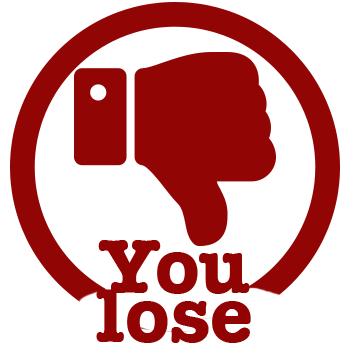
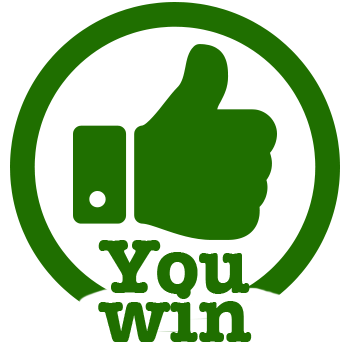
Layered file, before and after one edit (350 x 350). Changes by layer:
hid group "lose" (3 layers) over [10, 2, 340, 343]
showed group "win" (3 layers) over [10, 2, 340, 342]
